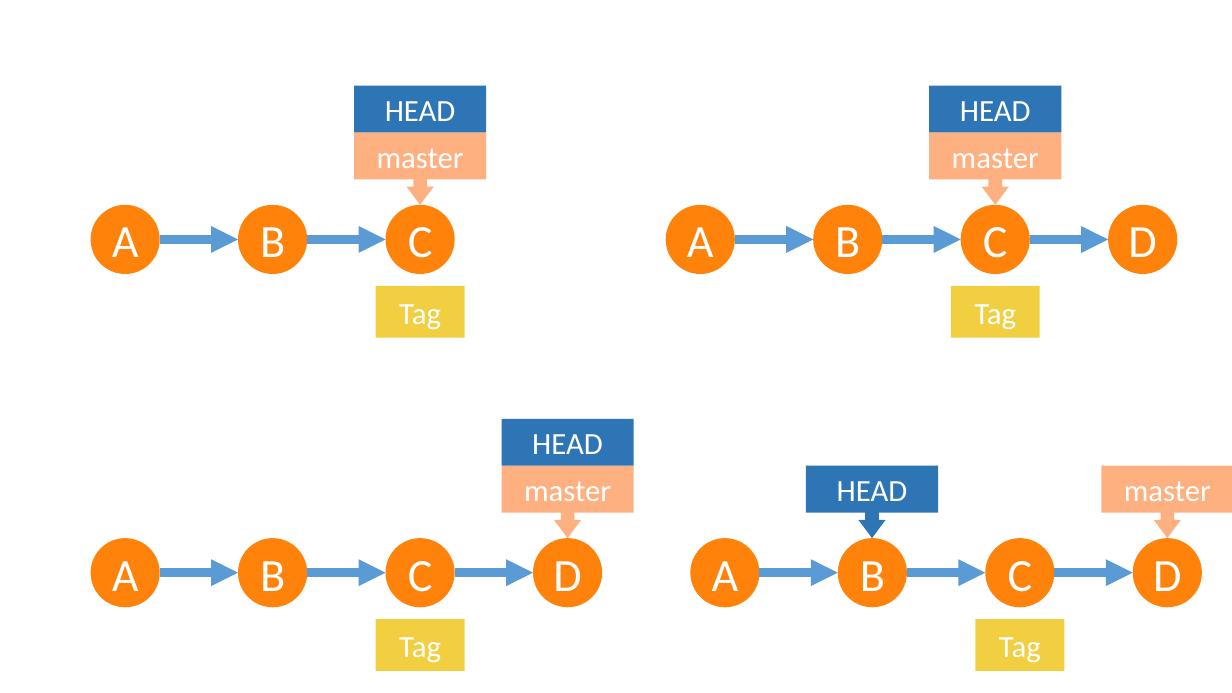
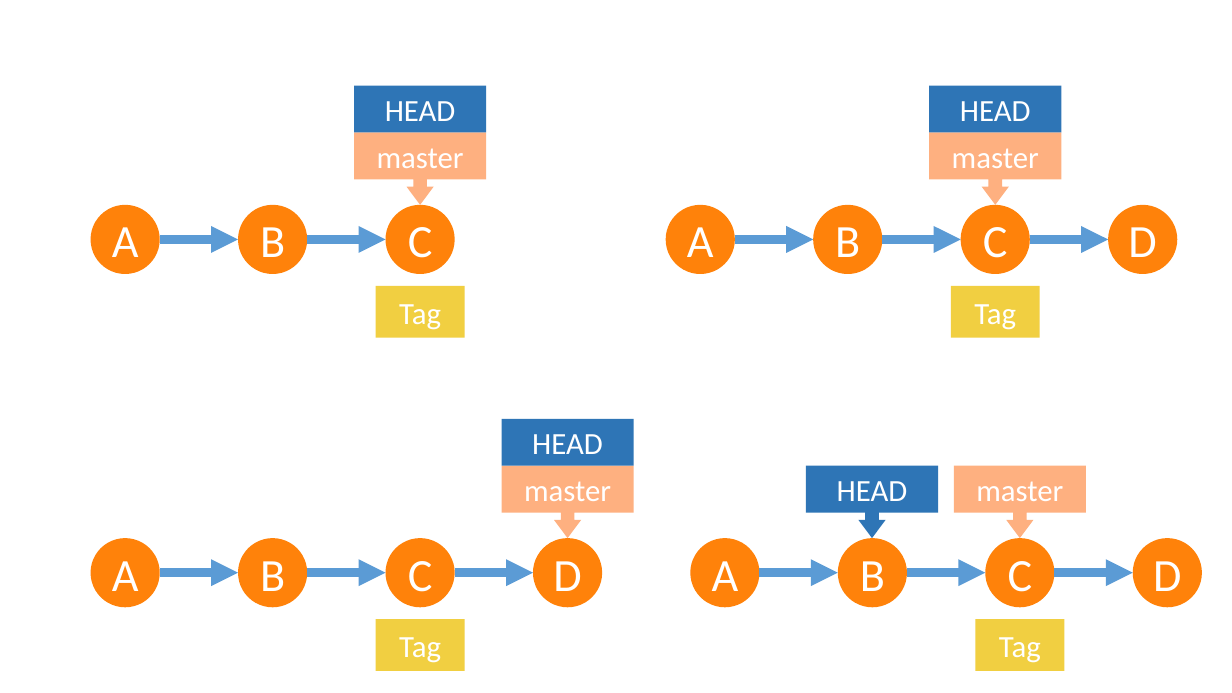
Before and after one commit to ymekesser/leveraging-git-presentation, a slide deck: slide 4 of graph_diagrams.pptx. Drawn at 1232x693 pixels with LibreOffice and Linux fonts; fonts in the diff are those of the drawing. Boxes give left, top, right and bottom in pixels: in the first picture for what was removed or moved away, otherwise in the second. Text is boxed around its words. In the diff, an @@ line names an element or a change of style, - is before the commit and + after.

Commit message:
saved pptx

```diff
--- a/graph_diagrams.pptx
+++ b/graph_diagrams.pptx
@@ down arrow callout "master": place and size @@
-down arrow callout "master" at box(1102, 466, 1232, 538)
+down arrow callout "master" at box(954, 466, 1086, 538)
```
